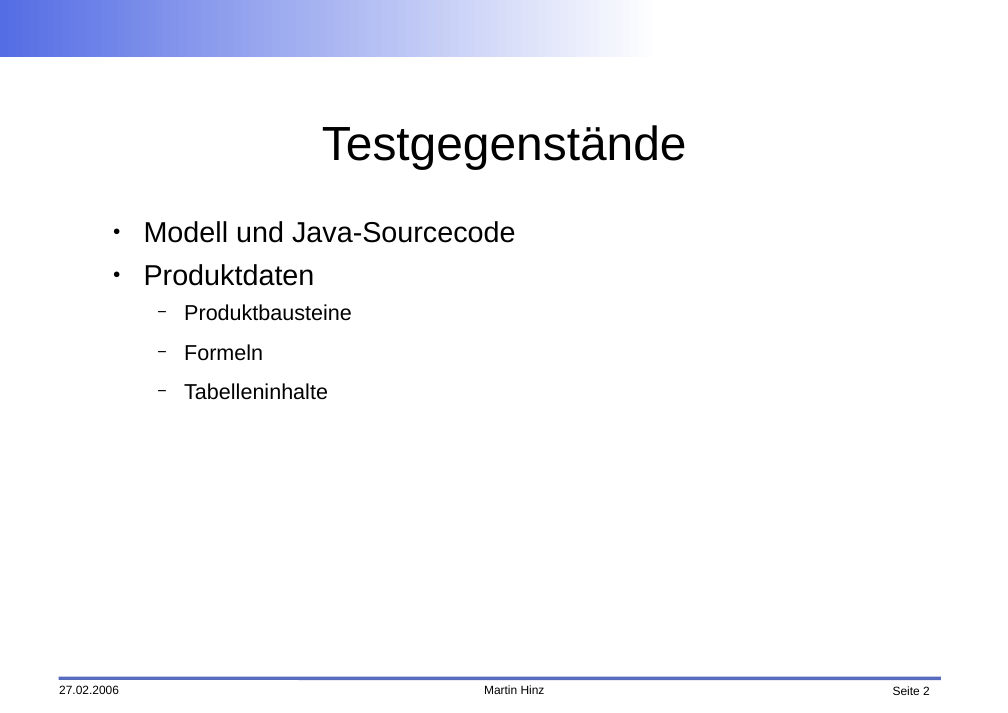
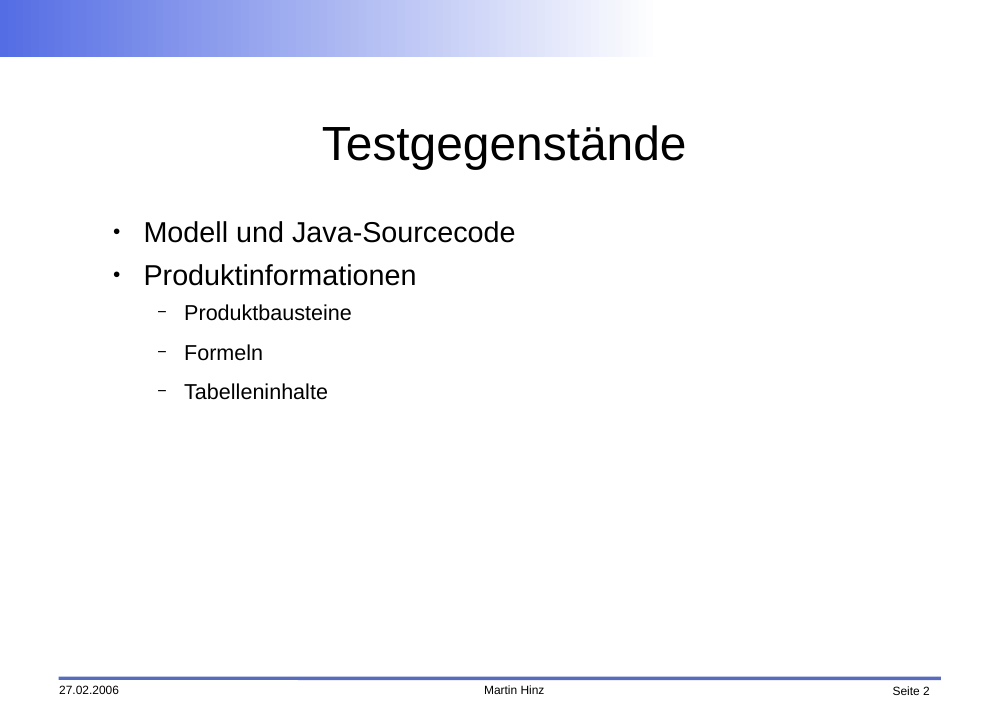
Before and after one commit to faktorips/faktorips.base, a slide deck: slide 2 of org.faktorips.doc/presentations/FaktorIPS-Testunterstuetzung.odp. Drawn at 1008x713 pixels with LibreOffice and Linux fonts; fonts in the diff are those of the drawing; background and template pictures are left out. Boxes give left, top, right and bottom in pixels: in the first picture for what was removed or moved away, otherwise in the second. Text is boxed around its words. In the diff, an @@ line names an element or a change of style, - is before the commit and + after.

```diff
--- a/org.faktorips.doc/presentations/FaktorIPS-Testunterstuetzung.odp
+++ b/org.faktorips.doc/presentations/FaktorIPS-Testunterstuetzung.odp
@@ text at <box>144,264,417,286</box>: text changed @@
-● Produktdaten
+● Produktinformationen
```
Also in this commit, not shown: 36 other files.
